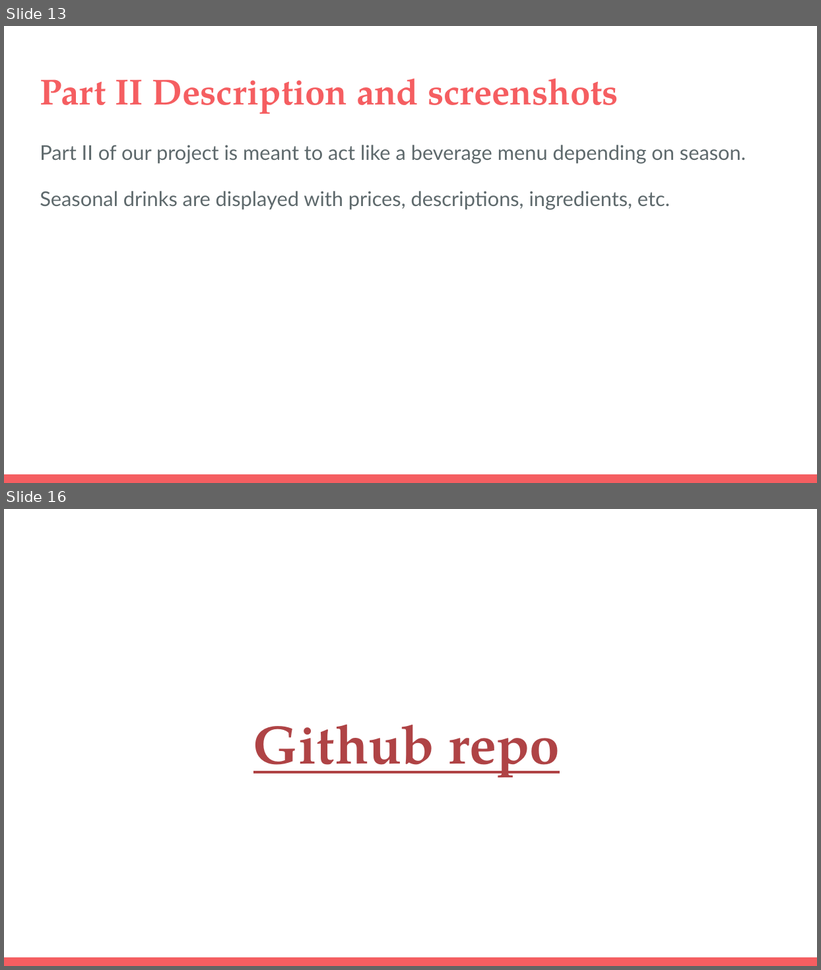
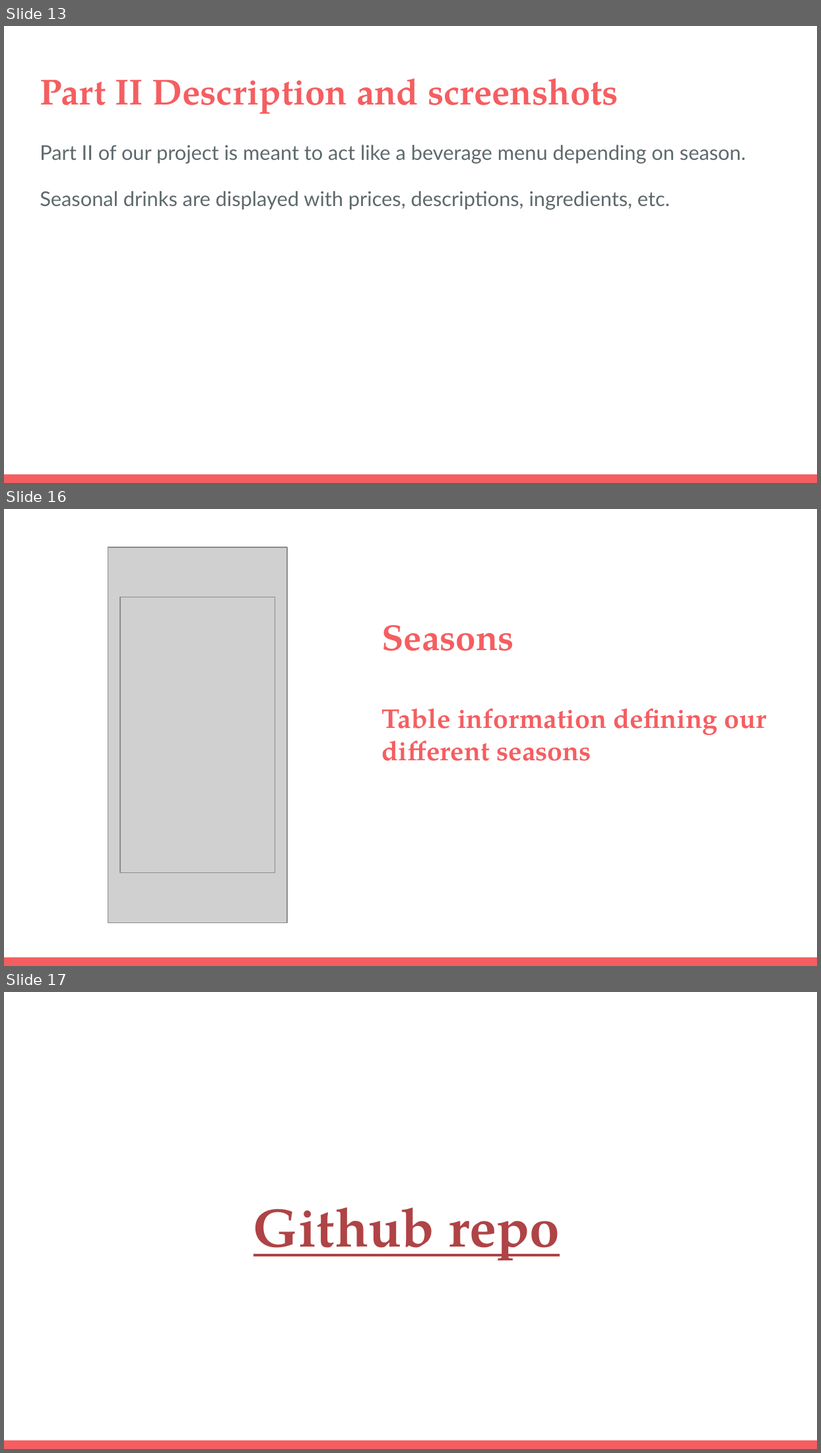
Before and after one commit to michelle-lawrence/ARL_RFE_Application, a slide deck: CS347 Final Project.pptx. Shown one above the other, each under a label of ours: slides 13 and 16 before the commit, slides 13, 16 and 17 after it; the slides between them are not shown. The pictures are 821x970 and 821x1453 pixels, drawn with LibreOffice and Linux fonts; fonts in the diff are those of the drawing; grey boxes stand for pictures. Boxes give left, top, right and bottom in pixels: in the first picture for what was removed or moved away, otherwise in the second. Text is boxed around its words. In the diff, an @@ line names an element or a change of style, - is before the commit and + after.

Commit message:
added screenshots of Part II

```diff
--- a/CS347 Final Project.pptx
+++ b/CS347 Final Project.pptx
@@ slide 16 added at <box>4,509,817,966</box>, background #FFFFFF; not listed: 1 template element that a slide beside it also shows @@
@@ picture added at <box>108,547,287,923</box> @@
@@ picture added at <box>120,597,275,873</box> @@
@@ title added at <box>382,625,767,761</box>, 24 pt, text #F55E61, bold @@
+Seasons
+Table information defining our different seasons
@@ what was slide 16 is now slide 17 @@
```
Also in this commit, not shown: 2 other slides added, 2 slides removed.
